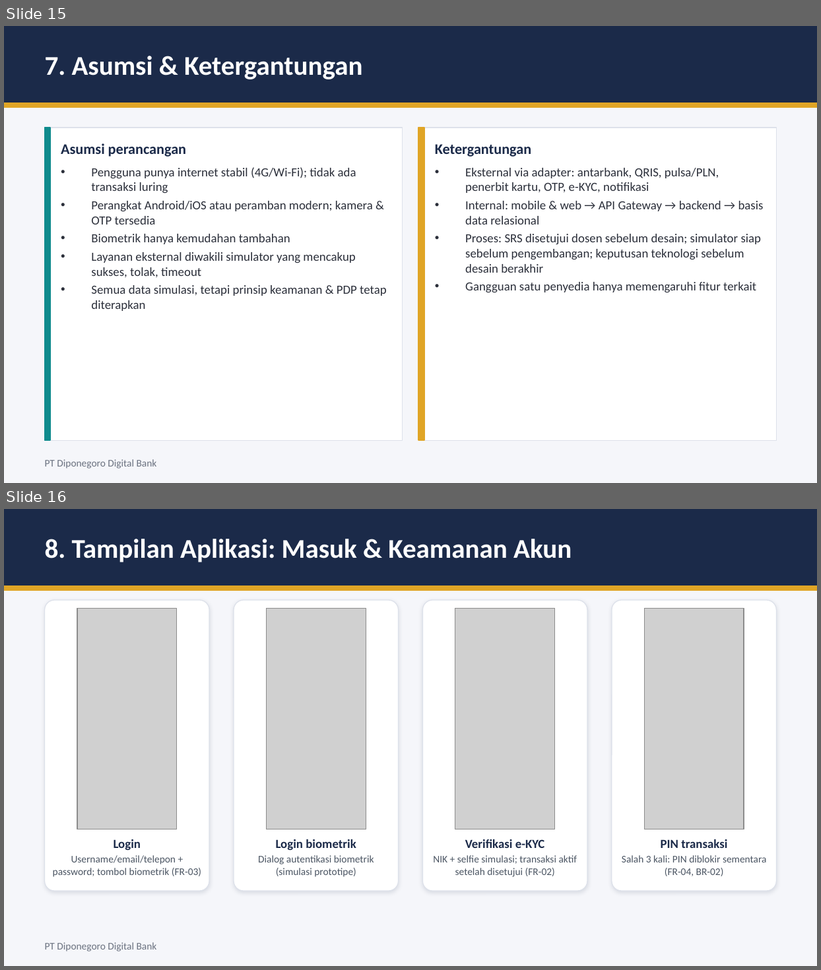
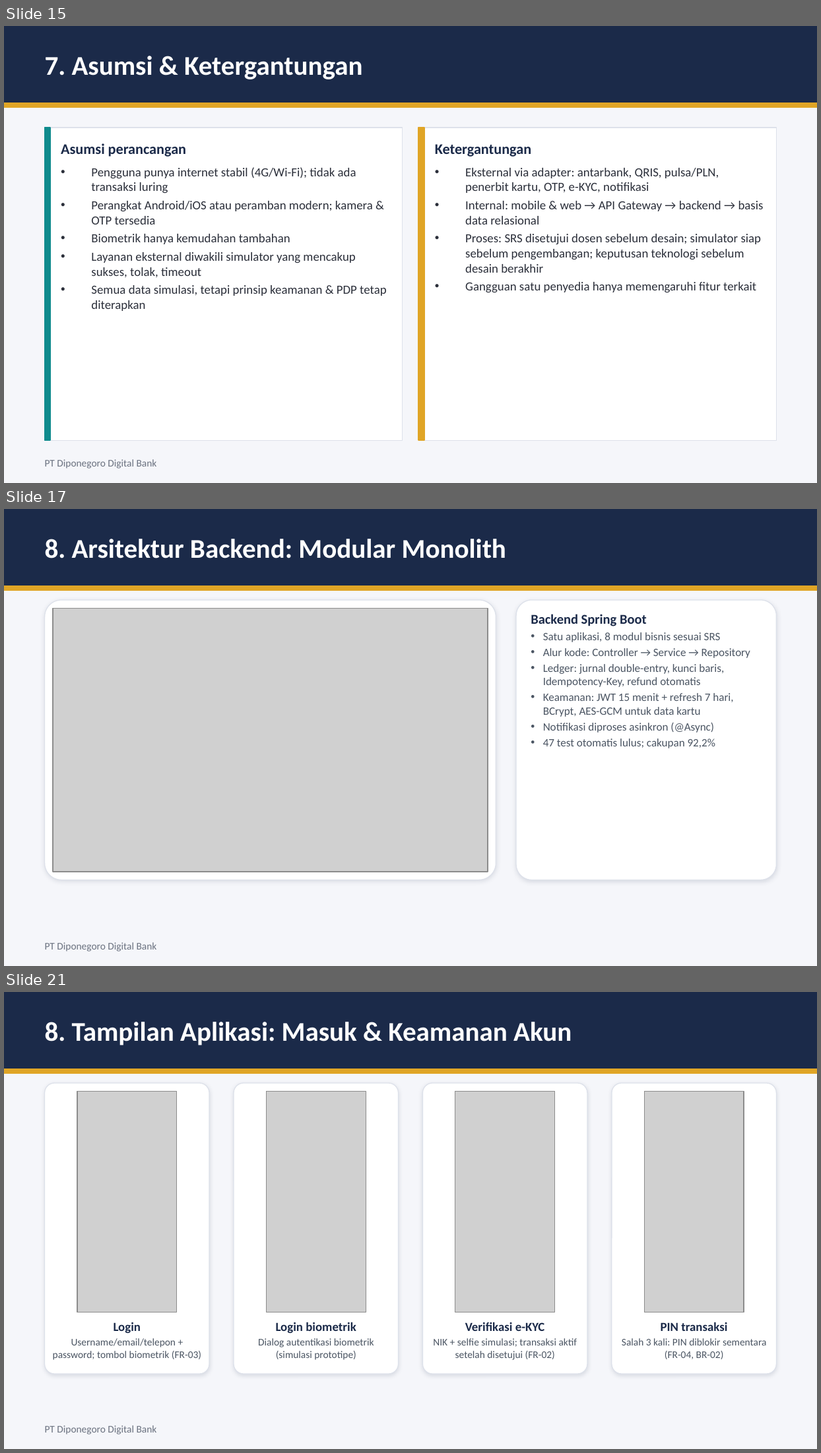
Before and after one commit to SOL-glorious26/diponegoro-digital-bank, a slide deck: Presentasi/17_november_2026/PPT Final.pptx. Shown one above the other, each under a label of ours: slides 15 and 16 before the commit, slides 15, 17 and 21 after it; the slides between them are not shown. The pictures are 821x970 and 821x1453 pixels, drawn with LibreOffice and Linux fonts; fonts in the diff are those of the drawing; grey boxes stand for pictures. Boxes give left, top, right and bottom in pixels: in the first picture for what was removed or moved away, otherwise in the second. Text is boxed around its words. In the diff, an @@ line names an element or a change of style, - is before the commit and + after.

Commit message:
PPT Final: slide teknologi, arsitektur backend, basis data, deployment, dan pembagian modul kerja
Tambahan slide 16-20 pada bagian 8 dan butir agenda 8 diganti menjadi Teknologi & tampilan aplikasi. MDTA v0.2 disimpan ulang dari Word (nomor halaman).

```diff
--- a/Presentasi/17_november_2026/PPT Final.pptx
+++ b/Presentasi/17_november_2026/PPT Final.pptx
@@ slide 17 added at [4, 509, 817, 966], background #F5F6FA @@
@@ rectangle added at [4, 509, 817, 586], fill #1B2A49, outline #1B2A49 1 pt @@
@@ text added at [45, 539, 506, 559], 24 pt, text #FFFFFF, bold @@
+8. Arsitektur Backend: Modular Monolith
@@ rectangle added at [4, 586, 817, 590], fill #E0A526, outline #E0A526 1 pt @@
@@ rounded rectangle added at [45, 600, 496, 881], fill #FFFFFF, outline #DDE1EA 0.75 pt @@
@@ rounded rectangle added at [516, 600, 776, 881], fill #FFFFFF, outline #DDE1EA 0.75 pt @@
@@ picture added at [53, 608, 488, 873] @@
@@ text added at [531, 614, 750, 749], 10 pt, text #4B5563 @@
+Backend Spring Boot
+• Satu aplikasi, 8 modul bisnis sesuai SRS
+• Alur kode: Controller → Service → Repository
+• Ledger: jurnal double-entry, kunci baris, Idempotency-Key, refund otomatis
+• Keamanan: JWT 15 menit + refresh 7 hari, BCrypt, AES-GCM untuk data kartu
+• Notifikasi diproses asinkron (@Async)
+• 47 test otomatis lulus; cakupan 92,2%
@@ text added at [45, 943, 157, 952], 9 pt, text #6B7280 @@
+PT Diponegoro Digital Bank
@@ what was slide 16 is now slide 21 @@
```
Also in this commit, not shown: 1 slide changed, 4 other slides added, 1 other file.
